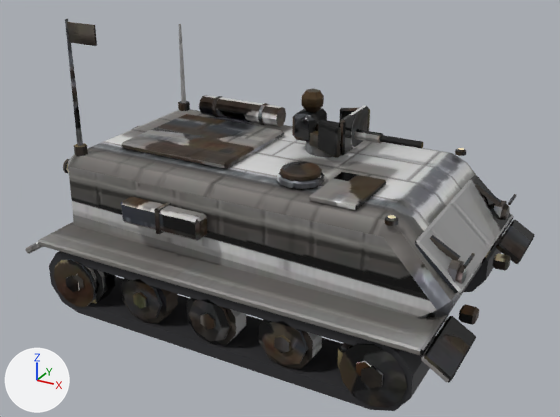
Renders of the glTF model public/models/apc.allies.glb from each side of a commit.
Camera for both pictures: a camera (50 mm lens) standing at (0.623, -1.149, 0.743) and looking at (0.008, -0.029, 0.183). Every picture has the same lights, and +X, +Y and +Z are marked at lower left. The older version comes first. Where no turn or scale is listed for an object, it has been applied to the vertices. Vertices at exactly the same position are counted once.

Names of what the first picture shows: 'b0_mesh', 'mg_mesh', 'root_mesh'.
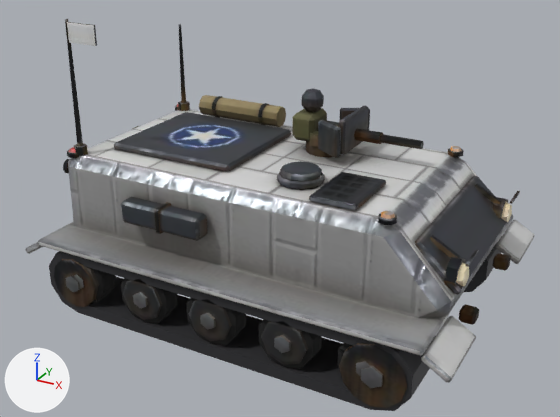
What differs and where, as boxes (x1, y1, x2, y2) in the pictures (560 x 417 px; the box of a moved part takes in the faces that stretch with it):
'b0_mesh', reshaped (10% taller)
    before: (354, 129, 423, 148)
    after: (354, 128, 424, 149)
part 1 of me_root, moved or reshaped
    before: (385, 217, 398, 226)
    after: (175, 105, 179, 111)
part 2 of me_root, moved or reshaped
    before: (455, 149, 466, 156)
    after: (67, 150, 79, 158)
part 3 of me_root, moved or reshaped
    before: (122, 114, 284, 169)
    after: (114, 112, 291, 171)
part 4 of me_root, added
    after: (448, 148, 464, 157)
part 5 of me_root, added
    after: (378, 213, 397, 225)
part 6 of me_root, moved or reshaped
    before: (387, 215, 397, 221)
    after: (450, 146, 462, 152)
part 7 of me_root, moved or reshaped
    before: (457, 148, 465, 152)
    after: (381, 211, 395, 219)
part 8 of me_root, added
    after: (510, 191, 520, 204)
part 9 of me_root, added
    after: (466, 249, 479, 267)
part 10 of me_root, rebuilt (20% wider, 24% taller)
    before: (501, 204, 510, 220)
    after: (501, 202, 512, 222)
part 11 of me_root, rebuilt (17% wider, 25% taller)
    before: (456, 265, 467, 284)
    after: (456, 263, 469, 287)
part 12 of me_root, rebuilt (14% wider, 16% taller)
    before: (494, 200, 507, 218)
    after: (493, 197, 508, 218)
part 13 of me_root, rebuilt
    before: (448, 260, 464, 282)
    after: (444, 257, 466, 291)
part 14 of me_root, deleted
    before: (463, 253, 475, 268)
part 15 of me_root, surface changed
    both: (26, 19, 535, 408)
part 16 of me_mg, surface changed
    both: (293, 88, 370, 158)
part 17 of me_b0, added
    after: (380, 134, 424, 149)
part 18 of me_b0, added
    after: (354, 128, 383, 144)
part 19 of me_b0, deleted
    before: (354, 129, 383, 143)
part 20 of me_b0, deleted
    before: (380, 135, 423, 148)

Diff of the bpy script that builds the scene:
```diff
--- a/public/models/apc.allies.glb.py
+++ b/public/models/apc.allies.glb.py
@@ me_root @@
-me_root.from_pydata(...)  # 1596 vertices, 2411 faces; spans x -0.409..0.409, y -0.262..0.262, z -0.255..0.255
+me_root.from_pydata(...)  # 1657 vertices, 2499 faces; spans x -0.409..0.409, y -0.262..0.262, z -0.255..0.255
+# me_root part 1: the loose piece of 16 vertices spanning x 0.265..0.285, y -0.18..-0.16, z 0.015..0.021 is scaled about its middle by (1.37, 1.37, 1.38), then moved by (-0.61, 0.335, -0.002)
+# me_root part 2: the loose piece of 16 vertices spanning x 0.265..0.285, y 0.16..0.18, z 0.015..0.021 is scaled about its middle by (1.37, 1.37, 1.38), then moved by (-0.61, -0.335, -0.002)
+# me_root part 3: the loose piece of 24 vertices spanning x -0.28..-0.05, y -0.105..0.105, z 0.014..0.028 is scaled about its middle by (1.09, 1.1, 1)
+# me_root part 4: the loose piece of 16 vertices spanning x 0.265..0.285, y 0.16..0.18, z 0.015..0.021 is copied, and the copy is scaled about its middle by 1.37, then moved by (-0.008, -0.005, 0.0); it spans x 0.253..0.281, y 0.151..0.179, z 0.014..0.023
+# me_root part 5: a new loose piece, an 8-sided cylinder along z spanning x 0.2528..0.2814, y -0.1793..-0.1507, z 0.0137..0.0225, in mat_body
+# me_root part 6: the loose piece of 17 vertices spanning x 0.267..0.283, y -0.178..-0.162, z 0.021..0.026 is scaled about its middle by (1.38, 1.37, 1.38), then moved by (-0.008, 0.335, 0.002)
+# me_root part 7: the loose piece of 17 vertices spanning x 0.267..0.283, y 0.162..0.178, z 0.021..0.026 is scaled about its middle by (1.38, 1.37, 1.38), then moved by (-0.008, -0.335, 0.002)
+# me_root part 8: a new loose piece, a box spanning x 0.3855..0.3895, y 0.1035..0.1565, z -0.0344..-0.0304, in mat_body
+# me_root part 9: a new loose piece, a box spanning x 0.3855..0.3895, y -0.1565..-0.1035, z -0.0344..-0.0304, in mat_body
+# me_root part 10: the loose piece of 17 vertices spanning x 0.372..0.382, y 0.113..0.147, z -0.082..-0.048 is rebuilt with 16 vertices and now spans x 0.373..0.386, y 0.11..0.15, z -0.081..-0.045
+# me_root part 11: the loose piece of 17 vertices spanning x 0.372..0.382, y -0.147..-0.113, z -0.082..-0.048 is rebuilt with 16 vertices and now spans x 0.373..0.386, y -0.15..-0.11, z -0.081..-0.045
+# me_root part 12: the loose piece of 16 vertices spanning x 0.358..0.372, y 0.108..0.152, z -0.087..-0.043 is rebuilt with 16 vertices and now spans x 0.357..0.373, y 0.103..0.157, z -0.092..-0.038
+# me_root part 13: the loose piece of 15 vertices spanning x 0.358..0.372, y -0.152..-0.108, z -0.087..-0.043 is rebuilt with 16 vertices and now spans x 0.357..0.373, y -0.157..-0.103, z -0.092..-0.038
+# me_root part 14: the loose piece of 8 vertices spanning x 0.381..0.385, y -0.152..-0.108, z -0.04..-0.036 is deleted
+# me_root part 15: 1917 kept faces spanning x -0.409..0.409, y -0.262..0.262, z -0.246..0.255 get new texture (UV) coordinates
+# other edits to the shape of me_root do not show in these pictures
 me_root.materials.append(mat_body)
@@ me_mg @@
 me_mg.from_pydata(...)  # 202 vertices, 347 faces; spans x -0.0578..0.0578, y -0.071..0.071, z -0.0585..0.0585
+# me_mg part 16: 347 kept faces spanning x -0.0578..0.0578, y -0.071..0.071, z -0.0585..0.0585 get new texture (UV) coordinates
 me_mg.materials.append(mat_body)
@@ me_b0 @@
-me_b0.from_pydata(...)  # 28 vertices, 48 faces; spans x -0.065..0.065, y -0.0095..0.0095, z -0.0095..0.0095
+me_b0.from_pydata(...)  # 28 vertices, 48 faces; spans x -0.065..0.065, y -0.011..0.011, z -0.011..0.011
+# me_b0 part 17: a new loose piece, a 6-sided cylinder along x spanning x -0.065..0.065, y -0.0075..0.0075, z -0.0065..0.0065, in mat_body
+# me_b0 part 18: a new loose piece, an 8-sided cylinder along x spanning x -0.06..-0.01, y -0.011..0.011, z -0.011..0.011, in mat_body
+# me_b0 part 19: the loose piece of 16 vertices spanning x -0.06..-0.01, y -0.0095..0.0095, z -0.0095..0.0095 is deleted
+# me_b0 part 20: the loose piece of 12 vertices spanning x -0.065..0.065, y -0.006..0.006, z -0.0052..0.0052 is deleted
 me_b0.materials.append(mat_body)
```
